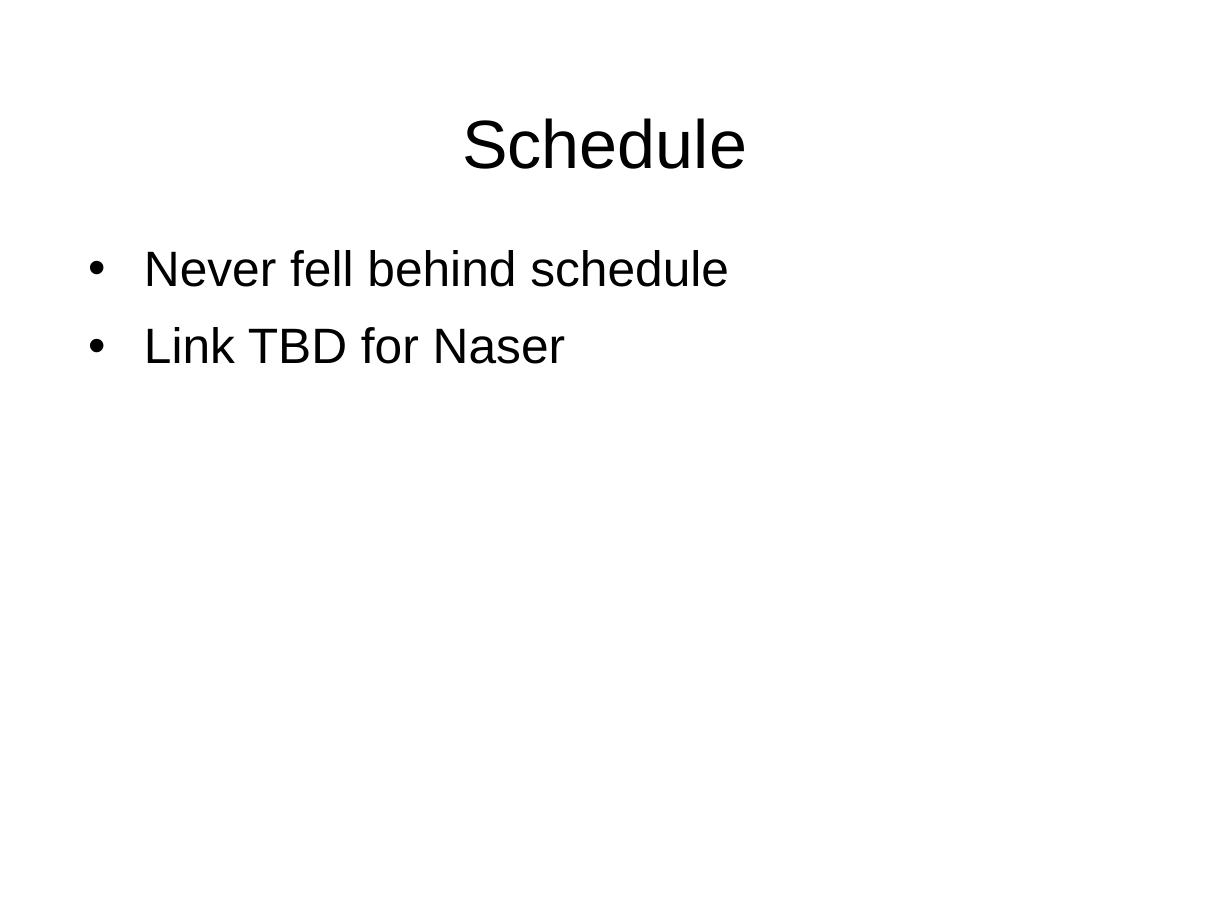
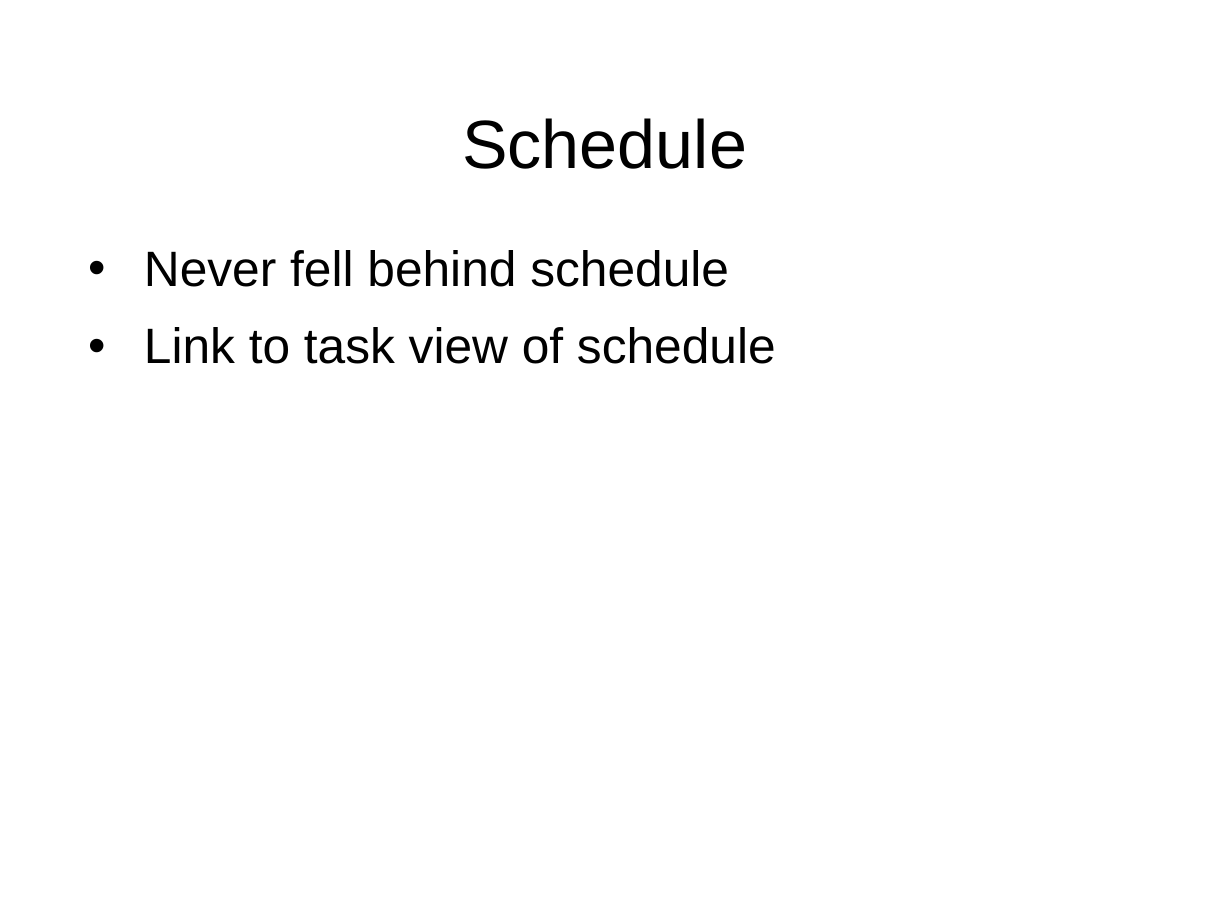
Before and after one commit to RC360Detector/RC360Detector, a slide deck: slide 8 of T08 - Presentation.ppt (slide 7 before the commit). Drawn at 1232x924 pixels with LibreOffice and Linux fonts; fonts in the diff are those of the drawing; background and template pictures are left out. Boxes give left, top, right and bottom in pixels: in the first picture for what was removed or moved away, otherwise in the second. Text is boxed around its words. In the diff, an @@ line names an element or a change of style, - is before the commit and + after.

Commit message:
One more fix to ppt.

```diff
--- a/T08 - Presentation.ppt
+++ b/T08 - Presentation.ppt
@@ text at bbox=[144, 327, 776, 364]: text changed @@
-• Link TBD for Naser
+• Link to task view of schedule
```
Also in this commit, not shown: 1 slide added.
